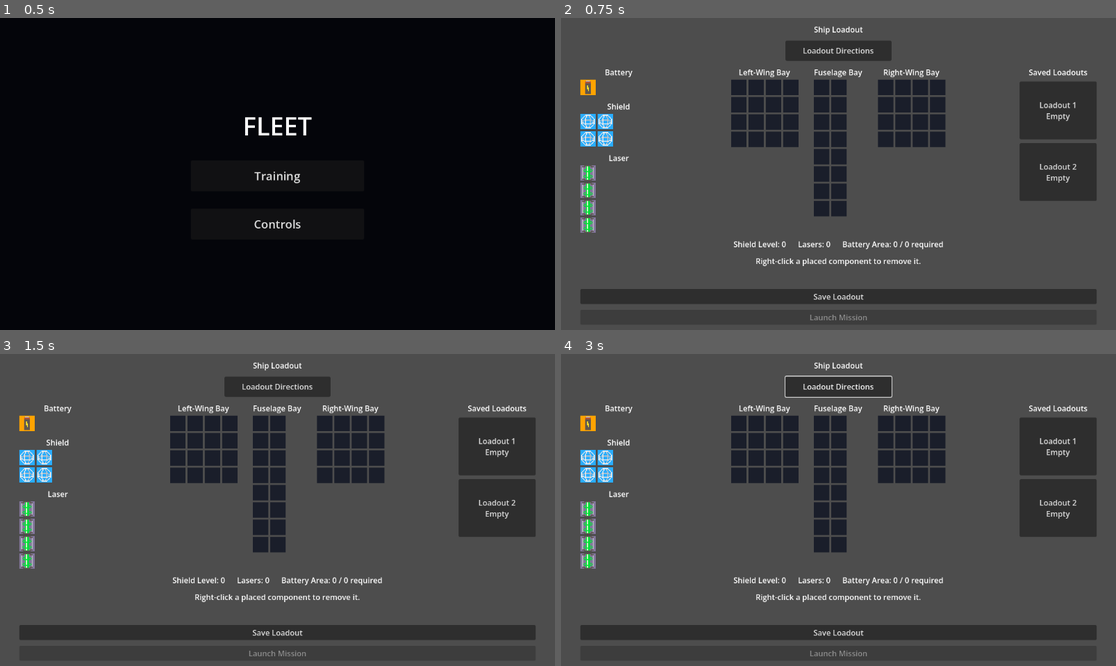
Above: before the commit, frames 1-4 (two rows, left to right).
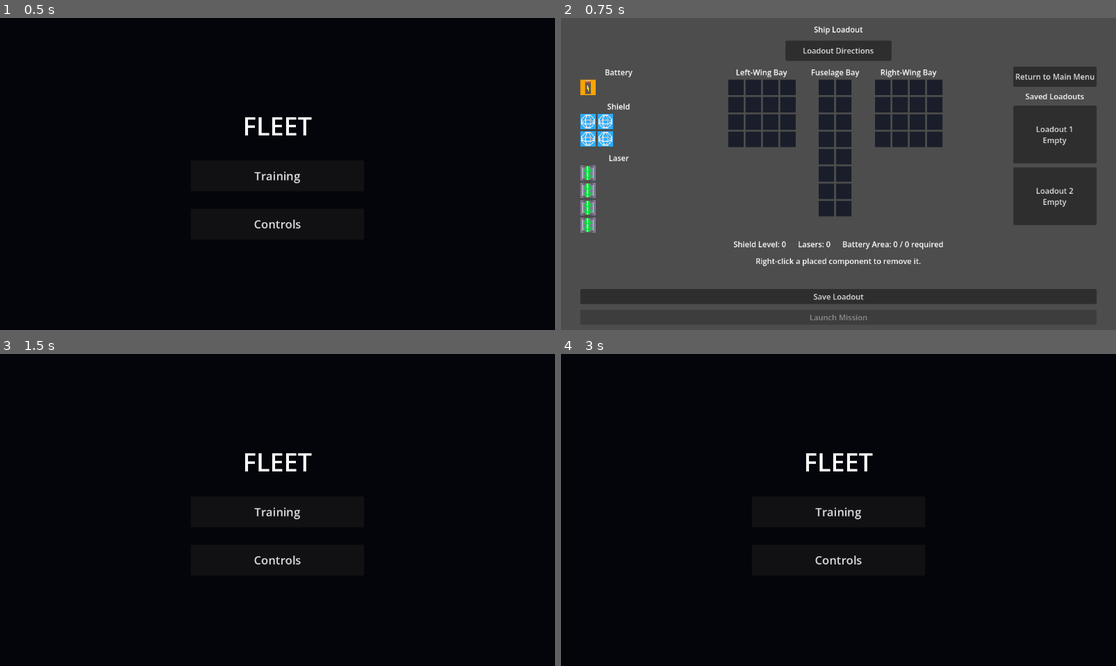
Above: after the commit, the same moments.

Repository: hotdogontology/CSCE552
Game: Godot game, scene res://title.tscn
The game is run twice, just before and just after one commit, with the same random seed, the same clock (stepped at 60 frames per second) and the same inputs.
Inputs (mouse positions are in pixels of both pictures, inside the frame that each line leads up to):
- Up to frame 1 (0.5 s): no input
- Up to frame 2 (0.75 s): click "Training" at 0.5 s
- Up to frame 3 (1.5 s): click (493, 413) at 1.25 s, where only the run after the commit has a clickable "Return to Main Menu"
- Up to frame 4 (3 s): click (838, 385) at 2 s, where only the run before the commit has a clickable "Loadout Directions"; click (838, 603) at 2.75 s, where only the run before the commit has a clickable "Back"

Frame 1 is identical in both runs. In frame 2, 6.2% of the frame differs, in the area x 30-97%, y 15-67%; in frame 3, 99%, in the area x 0-100%, y 0-100%; in frame 4, 99%.

Commit message:
add quit button

Diff:
--- a/hound/loadout.gd
+++ b/hound/loadout.gd
@@ -33,6 +33,7 @@
 	loadout_slot_2.pressed.connect(_request_overwrite.bind(1))
 	overwrite_dialog.confirmed.connect(_confirm_overwrite)
 	$Layout/DirectionsButton.pressed.connect(_show_directions)
+	$Layout/Body/SavedLoadouts/MainMenuButton.pressed.connect(_return_to_main_menu)
 	%DirectionsBackButton.pressed.connect(_hide_directions)
 	_update_summary()
 	_refresh_saved_loadout_slots()
@@ -52,6 +53,10 @@
 func _hide_directions() -> void:
 	directions_popup.hide()
 	$Layout/DirectionsButton.grab_focus()
+
+
+func _return_to_main_menu() -> void:
+	get_tree().change_scene_to_file("res://title.tscn")
 
 
 func _launch_mission() -> void:
--- a/hound/loadout.tscn
+++ b/hound/loadout.tscn
@@ -113,6 +113,7 @@
 text = "Fuselage Bay"
 
 [node name="Grid" parent="Layout/Body/Bays/FuselageBay" index="1"]
+size_flags_horizontal = 4
 columns = 2
 bay_id = "fuselage"
 
@@ -129,6 +130,11 @@
 custom_minimum_size = Vector2(160, 0)
 layout_mode = 2
 theme_override_constants/separation = 8
+
+[node name="MainMenuButton" type="Button" parent="Layout/Body/SavedLoadouts"]
+custom_minimum_size = Vector2(160, 42)
+layout_mode = 2
+text = "Return to Main Menu"
 
 [node name="Title" type="Label" parent="Layout/Body/SavedLoadouts"]
 layout_mode = 2
--- a/hound/title.gd
+++ b/hound/title.gd
@@ -2,6 +2,7 @@
 
 @onready var main_menu: VBoxContainer = $Menu
 @onready var controls_panel: CenterContainer = $ControlsPanel
+@onready var exit_menu: Control = $ExitMenu
 @onready var invert_vertical_toggle: CheckButton = %InvertVerticalToggle
 
 
@@ -9,10 +10,23 @@
 	$Menu/TrainingButton.pressed.connect(_start_training)
 	$Menu/ControlsButton.pressed.connect(_show_controls)
 	%BackButton.pressed.connect(_hide_controls)
+	%ReturnToMainMenuButton.pressed.connect(_hide_exit_menu)
+	%QuitGameButton.pressed.connect(_quit_game)
 	invert_vertical_toggle.toggled.connect(_set_vertical_inversion)
 	invert_vertical_toggle.button_pressed = bool(
 		get_node("/root/LoadoutState").get("vertical_controls_inverted")
 	)
+
+
+func _unhandled_input(event: InputEvent) -> void:
+	if event.is_action_pressed("ui_cancel"):
+		if controls_panel.visible:
+			_hide_controls()
+		elif exit_menu.visible:
+			_hide_exit_menu()
+		else:
+			_show_exit_menu()
+		get_viewport().set_input_as_handled()
 
 
 func _start_training() -> void:
@@ -27,6 +41,21 @@
 func _hide_controls() -> void:
 	controls_panel.hide()
 	main_menu.show()
+	$Menu/TrainingButton.grab_focus()
+
+
+func _show_exit_menu() -> void:
+	exit_menu.show()
+	%ReturnToMainMenuButton.grab_focus()
+
+
+func _hide_exit_menu() -> void:
+	exit_menu.hide()
+	$Menu/TrainingButton.grab_focus()
+
+
+func _quit_game() -> void:
+	get_tree().quit()
 
 
 func _set_vertical_inversion(is_inverted: bool) -> void:
--- a/hound/title.tscn
+++ b/hound/title.tscn
@@ -204,3 +204,65 @@
 layout_mode = 2
 theme_override_font_sizes/font_size = 20
 text = "Back"
+
+[node name="ExitMenu" type="Control" parent="."]
+visible = false
+layout_mode = 1
+anchors_preset = 15
+anchor_right = 1.0
+anchor_bottom = 1.0
+grow_horizontal = 2
+grow_vertical = 2
+
+[node name="Dimmer" type="ColorRect" parent="ExitMenu"]
+layout_mode = 1
+anchors_preset = 15
+anchor_right = 1.0
+anchor_bottom = 1.0
+grow_horizontal = 2
+grow_vertical = 2
+color = Color(0, 0, 0, 0.72)
+
+[node name="Center" type="CenterContainer" parent="ExitMenu"]
+layout_mode = 1
+anchors_preset = 15
+anchor_right = 1.0
+anchor_bottom = 1.0
+grow_horizontal = 2
+grow_vertical = 2
+
+[node name="Panel" type="PanelContainer" parent="ExitMenu/Center"]
+custom_minimum_size = Vector2(420, 280)
+layout_mode = 2
+
+[node name="Margin" type="MarginContainer" parent="ExitMenu/Center/Panel"]
+layout_mode = 2
+theme_override_constants/margin_left = 40
+theme_override_constants/margin_top = 30
+theme_override_constants/margin_right = 40
+theme_override_constants/margin_bottom = 30
+
+[node name="Options" type="VBoxContainer" parent="ExitMenu/Center/Panel/Margin"]
+layout_mode = 2
+theme_override_constants/separation = 24
+alignment = 1
+
+[node name="Title" type="Label" parent="ExitMenu/Center/Panel/Margin/Options"]
+layout_mode = 2
+theme_override_font_sizes/font_size = 32
+text = "QUIT GAME?"
+horizontal_alignment = 1
+
+[node name="ReturnToMainMenuButton" type="Button" parent="ExitMenu/Center/Panel/Margin/Options"]
+unique_name_in_owner = true
+custom_minimum_size = Vector2(340, 58)
+layout_mode = 2
+theme_override_font_sizes/font_size = 22
+text = "Return to Main Menu"
+
+[node name="QuitGameButton" type="Button" parent="ExitMenu/Center/Panel/Margin/Options"]
+unique_name_in_owner = true
+custom_minimum_size = Vector2(340, 58)
+layout_mode = 2
+theme_override_font_sizes/font_size = 22
+text = "Quit Game"
